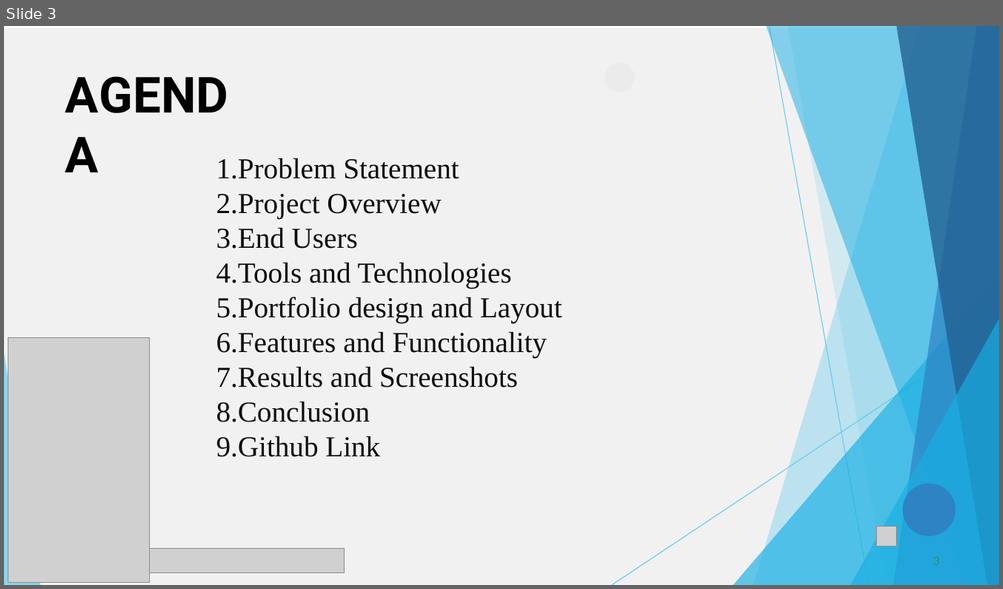
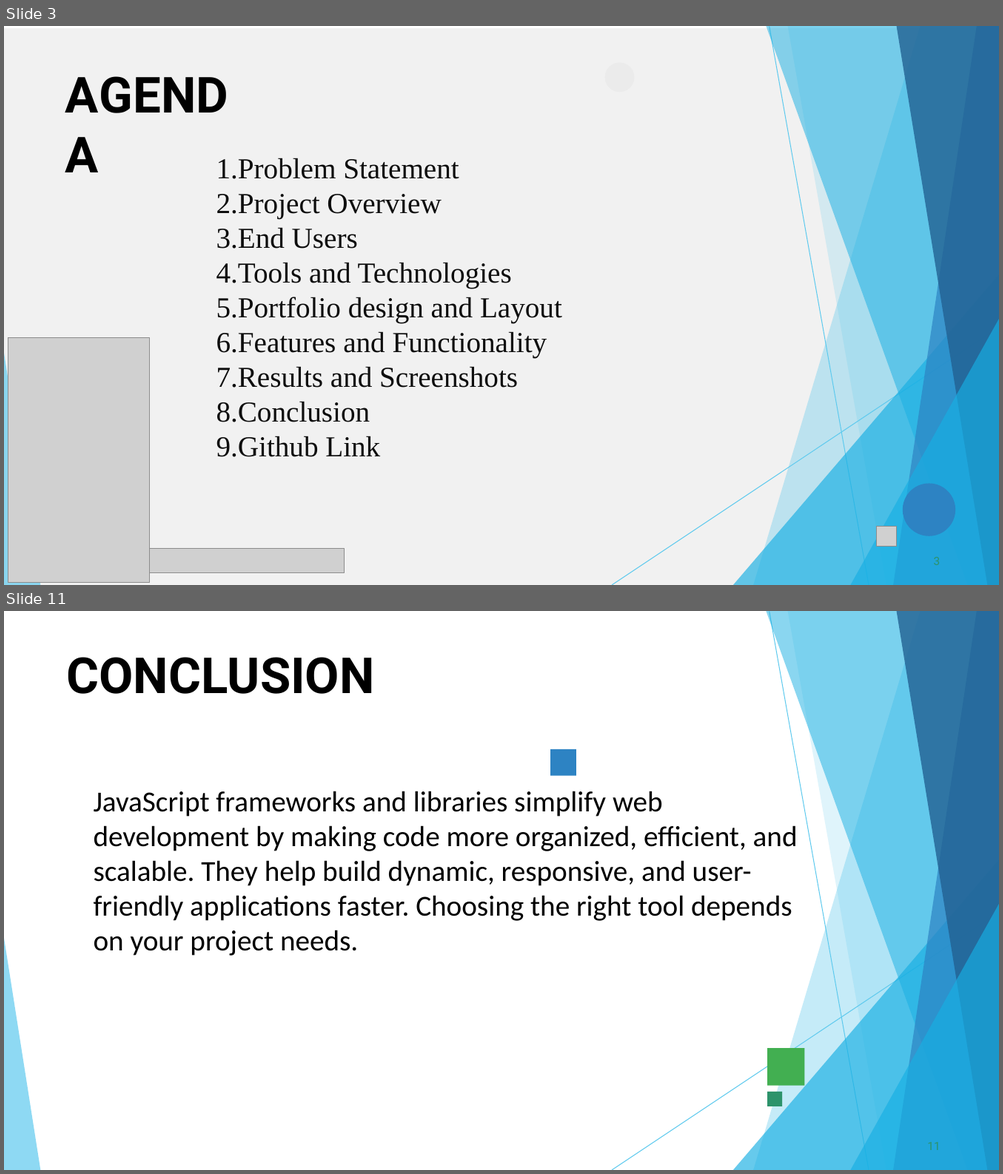
Before and after one commit to prabhakaran8518-ops/Priya-.p, a slide deck: PPT FWD TNSDC 2025 (1).pptx. Shown one above the other, each under a label of ours: slide 3 before the commit, slides 3 and 11 after it; the slides between them are not shown. The pictures are 1003x589 and 1003x1174 pixels, drawn with LibreOffice and Linux fonts; fonts in the diff are those of the drawing; grey boxes stand for pictures; background and template pictures are left out. Boxes give left, top, right and bottom in pixels: in the first picture for what was removed or moved away, otherwise in the second. Text is boxed around its words. In the diff, an @@ line names an element or a change of style, - is before the commit and + after.

```diff
--- a/PPT FWD TNSDC 2025 (1).pptx
+++ b/PPT FWD TNSDC 2025 (1).pptx
@@ slide 11 added at [4,611,999,1170], background #FFFFFF @@
@@ freeform shape added at [753,611,999,1170], fill #5FCAEE at 36% opacity @@
@@ freeform shape added at [765,611,999,1170], fill #17AFE3 at 50% opacity @@
@@ freeform shape added at [769,612,869,1170], outline #5FCAEE 0.75 pt @@
@@ freeform shape added at [788,611,999,1170], fill #5FCAEE at 20% opacity @@
@@ freeform shape added at [893,611,999,1170], fill #2D83C3 at 70% opacity @@
@@ freeform shape added at [896,611,999,1170], fill #226192 at 80% opacity @@
@@ title added at [67,657,375,694], 48 pt, text #000000, bold @@
+CONCLUSION
@@ freeform shape added at [550,749,575,775], fill #2D83C3 @@
@@ text added at [94,791,797,956], 28 pt, text #000000 @@
+JavaScript frameworks and libraries simplify web development by making code more organized, efficient, and scalable. They help build dynamic, responsive, and user-friendly applications faster. Choosing the right tool depends on your project needs.
@@ freeform shape added at [733,860,999,1170], fill #17AFE3 at 66% opacity @@
@@ freeform shape added at [612,912,999,1170], outline #5FCAEE 0.75 pt @@
@@ freeform shape added at [850,904,999,1170], fill #17AFE3 at 66% opacity @@
@@ freeform shape added at [4,939,40,1170], fill #5FCAEE at 70% opacity @@
@@ freeform shape added at [767,1048,805,1085], fill #42AF51 @@
@@ freeform shape added at [767,1092,782,1107], fill #2D936B @@
@@ page number added at [927,1142,939,1150], 11 pt, text #2D936B @@
+11
```
Also in this commit, not shown: 8 slides changed, 1 other slide added, 2 slides removed.
